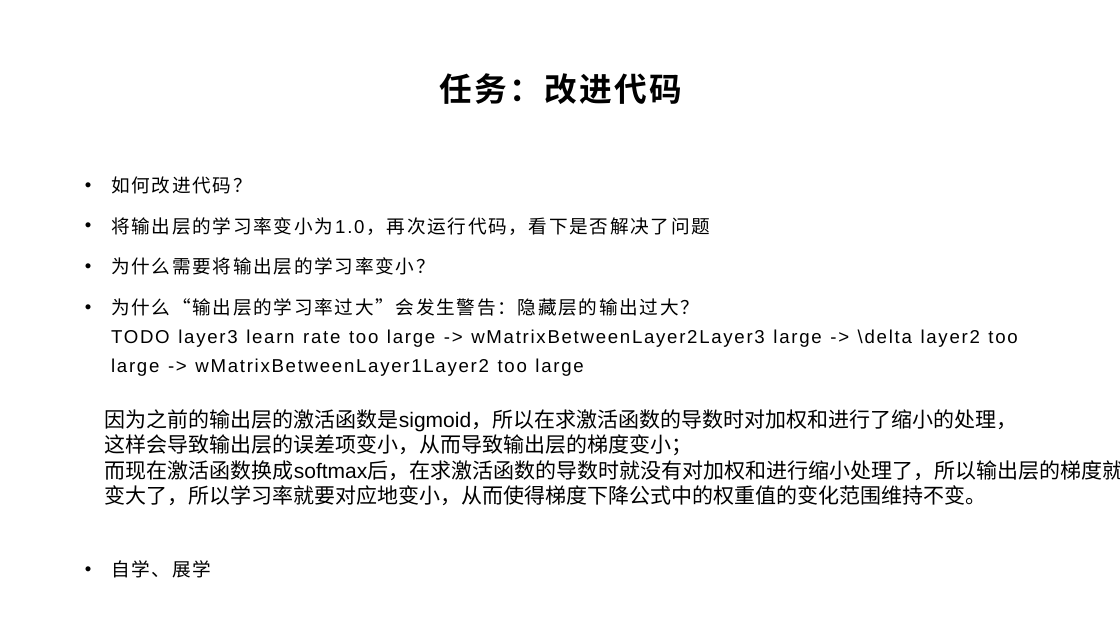
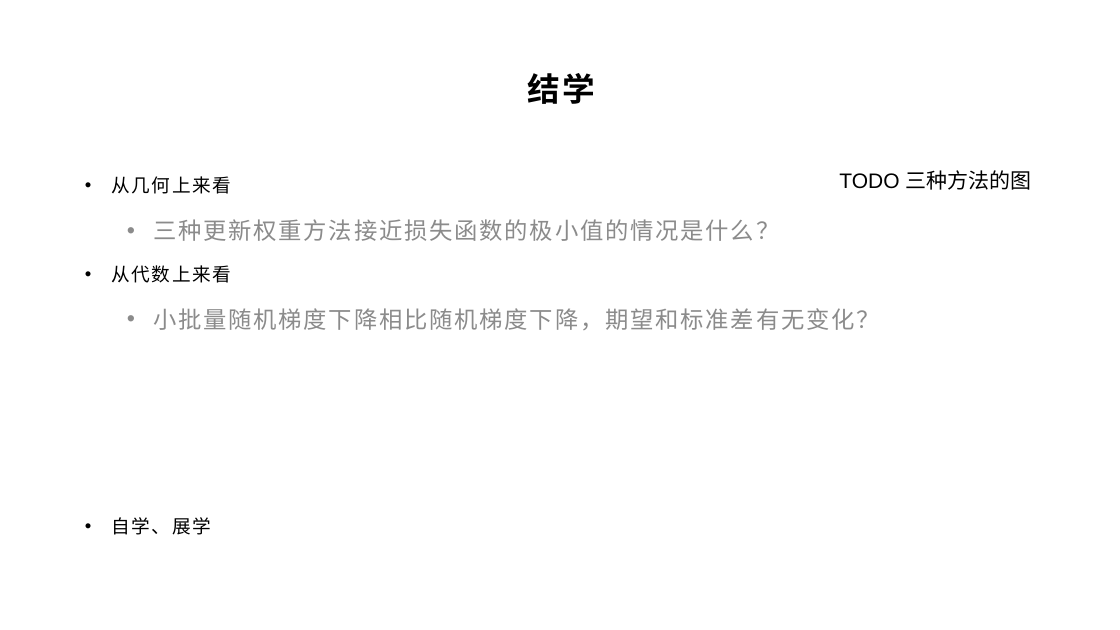
Before and after one commit to yyc-git/DeepLearningEdu, a slide deck: slide 12 of lessons/7_mini_batch/ppt/使用小批量随机梯度下降.pptx (slide 24 before the commit). Drawn at 1120x630 pixels with LibreOffice and Linux fonts; fonts in the diff are those of the drawing; background and template pictures are left out. Boxes give left, top, right and bottom in pixels: in the first picture for what was removed or moved away, otherwise in the second. Text is boxed around its words. In the diff, an @@ line names an element or a change of style, - is before the commit and + after.

```diff
--- a/lessons/7_mini_batch/ppt/使用小批量随机梯度下降.pptx
+++ b/lessons/7_mini_batch/ppt/使用小批量随机梯度下降.pptx
@@ title at (527,73,595,104): text changed @@
-任务：改进代码
+结学
@@ text at (111,176,880,330): text changed; size 16 to 20 pt; text colour #000000 to #8C8C8C @@
-• 如何改进代码？
-• 将输出层的学习率变小为1.0，再次运行代码，看下是否解决了问题
-• 为什么需要将输出层的学习率变小？
-• 为什么“输出层的学习率过大”会发生警告：隐藏层的输出过大？
-  TODO layer3 learn rate too large -> wMatrixBetweenLayer2Layer3 large -> \delta layer2 too large -> wMatrixBetweenLayer1Layer2 too large
+• 从几何上来看
+  • 三种更新权重方法接近损失函数的极小值的情况是什么？
+• 从代数上来看
+  • 小批量随机梯度下降相比随机梯度下降，期望和标准差有无变化？
@@ text added at (839,170,1031,190), 18 pt, text #000000 @@
+TODO 三种方法的图
@@ text removed at (105,409,1120,505) @@
-因为之前的输出层的激活函数是sigmoid，所以在求激活函数的导数时对加权和进行了缩小的处理，
-这样会导致输出层的误差项变小，从而导致输出层的梯度变小；
-而现在激活函数换成softmax后，在求激活函数的导数时就没有对加权和进行缩小处理了，所以输出层的梯度就变大了，所以学习率就要对应地变小，从而使得梯度下降公式中的权重值的变化范围维持不变。
```
Also in this commit, not shown: 11 other slides changed, 1 slide added, 11 slides removed, 2 other files.
